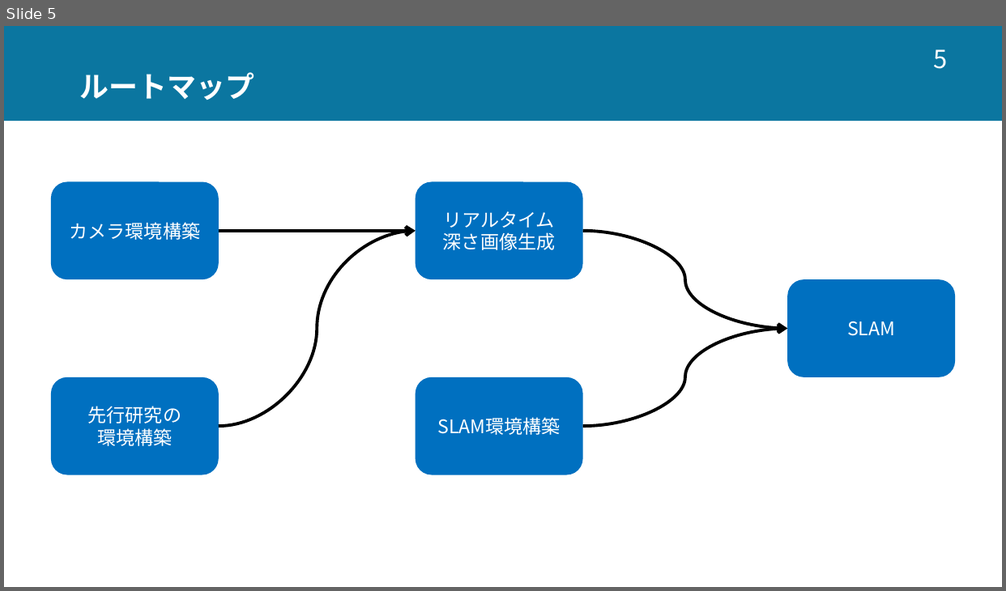
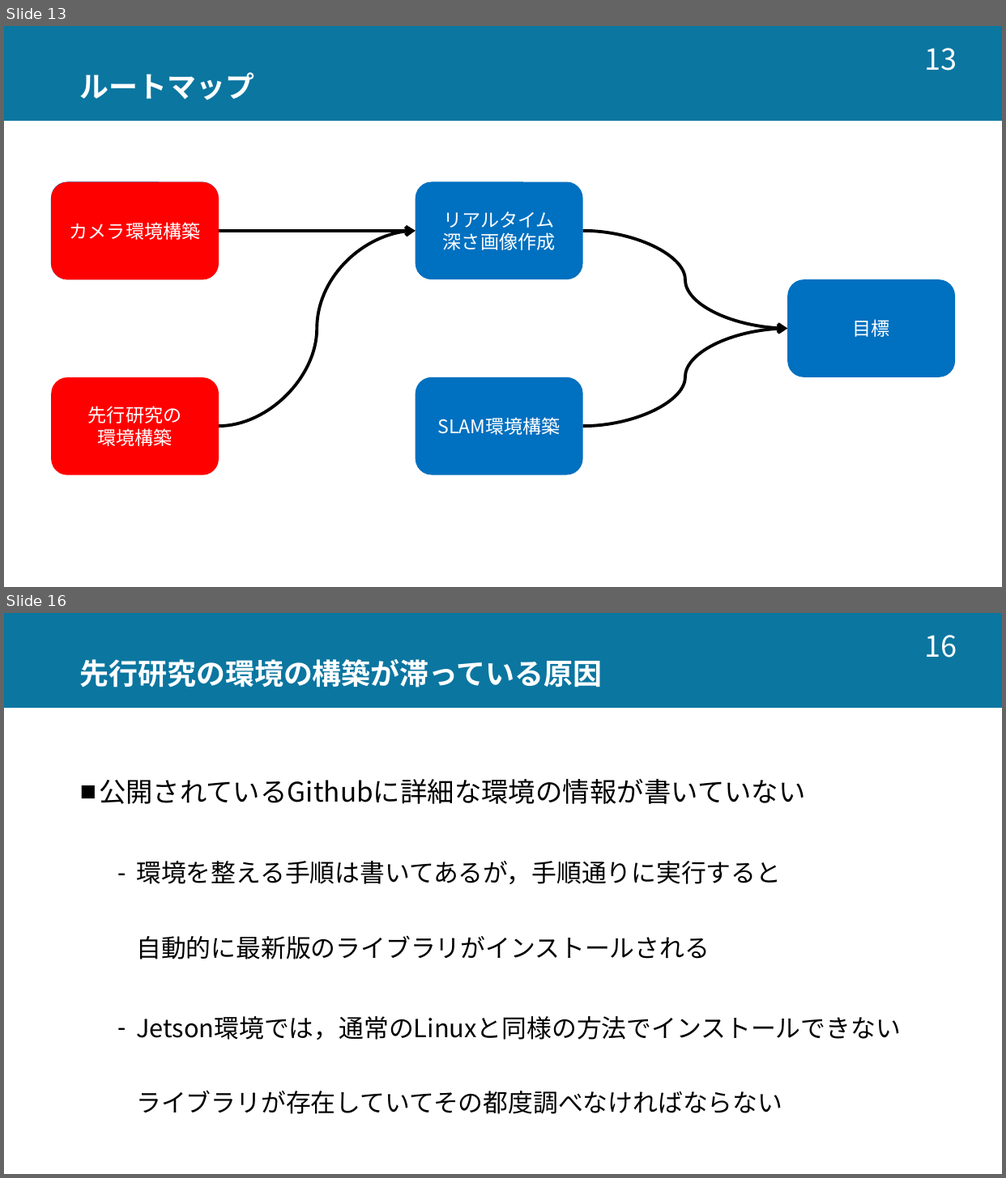
Before and after one commit to tsukasa413/college, a slide deck: Presentation/研究室内発表.pptx. Shown one above the other, each under a label of ours: slide 5 before the commit, slides 13 and 16 after it; the slides between them are not shown. The pictures are 1006x591 and 1006x1178 pixels, drawn with LibreOffice and Linux fonts; fonts in the diff are those of the drawing. Boxes give left, top, right and bottom in pixels: in the first picture for what was removed or moved away, otherwise in the second. Text is boxed around its words. In the diff, an @@ line names an element or a change of style, - is before the commit and + after.

```diff
--- a/Presentation/研究室内発表.pptx
+++ b/Presentation/研究室内発表.pptx
@@ slide 16 added at box(4, 613, 1002, 1174), background #FFFFFF; not listed: 1 template element that a slide beside it also shows @@
@@ page number added at box(925, 635, 957, 658), 28 pt, text #FFFFFF @@
+16
@@ title added at box(80, 659, 602, 688), 28 pt, text #FFFFFF, bold @@
+先行研究の環境の構築が滞っている原因
@@ text added at box(99, 779, 901, 1114), 24 pt, text #000000 @@
+■ 公開されているGithubに詳細な環境の情報が書いていない
+  – 環境を整える手順は書いてあるが，手順通りに実行すると
+    自動的に最新版のライブラリがインストールされる
+  – Jetson環境では，通常のLinuxと同様の方法でインストールできない
+    ライブラリが存在していてその都度調べなければならない
@@ what was slide 5 is now slide 13 @@
@@ slide 13 changed as well @@
@@ page number at box(925, 48, 957, 71): text changed; size 24 to 28 pt @@
-5
+13
@@ rounded rectangle added at box(51, 182, 219, 280), fill #FF0000, 18 pt, text #FFFFFF @@
+カメラ環境構築
@@ text in rounded rectangle at box(443, 211, 556, 250): text changed @@
-リアルタイム
-深さ画像生成
+リアルタイム
+深さ画像作成
@@ text in rounded rectangle at box(853, 319, 890, 337): text changed @@
-SLAM
+目標
@@ rounded rectangle "先行研究の 環境構築" at box(51, 378, 219, 476): fill #0070C0 to #FF0000 @@
```
Also in this commit, not shown: 2 other slides changed, 13 other slides added, 2 slides removed, 5 other files.
